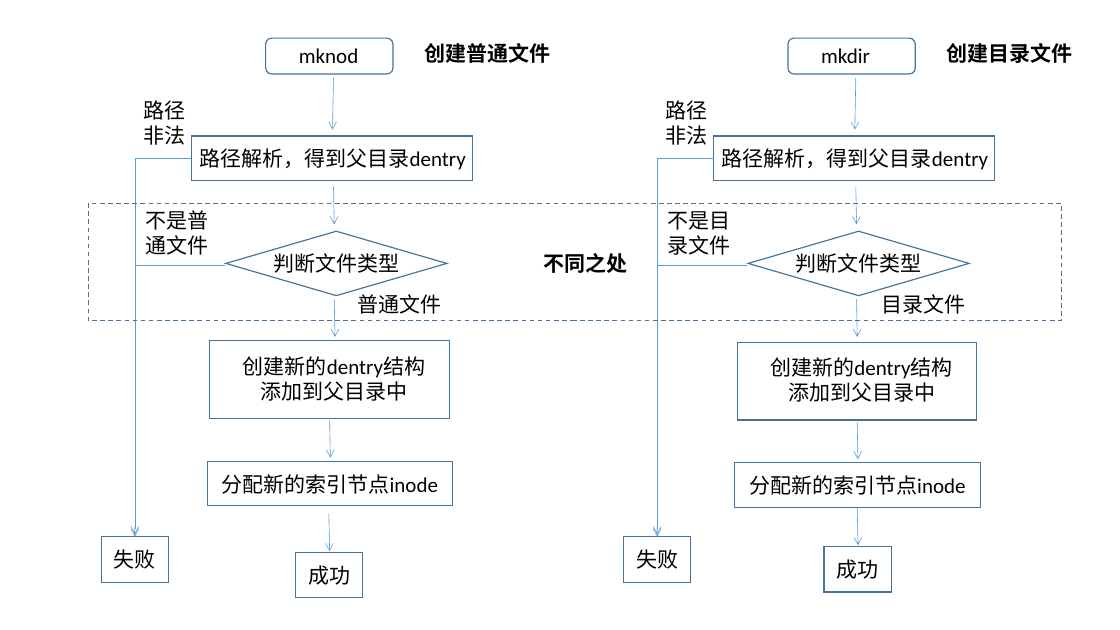
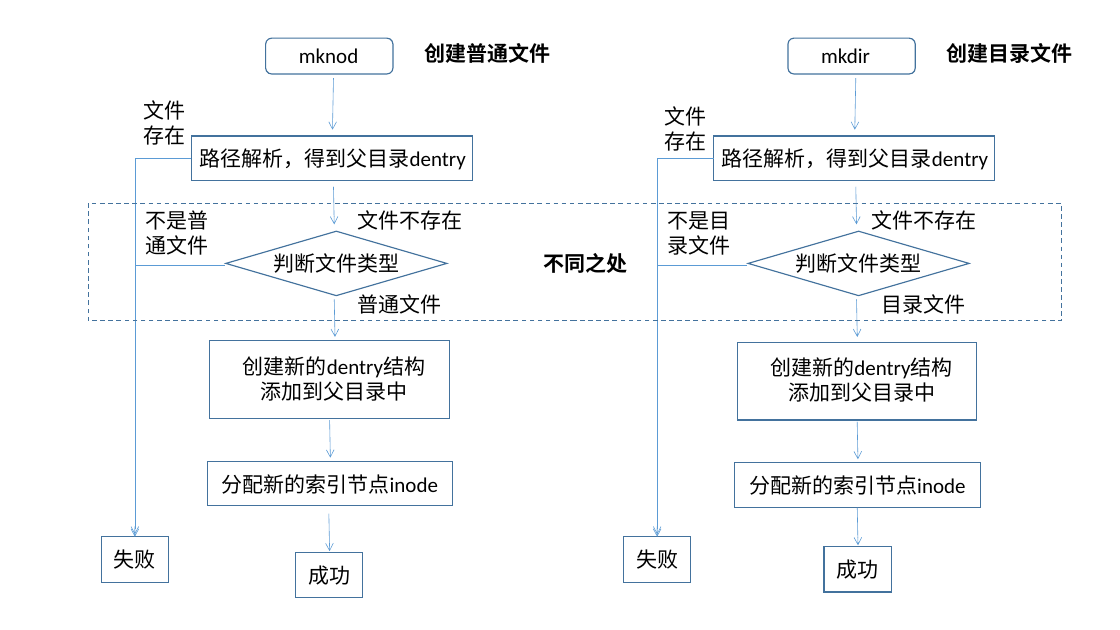
Before and after one commit to hitsz-cslab/os-labs, a slide deck: slide 19 of docs/lab5/图片.pptx. Drawn at 1120x630 pixels with LibreOffice and Linux fonts; fonts in the diff are those of the drawing. Boxes give left, top, right and bottom in pixels: in the first picture for what was removed or moved away, otherwise in the second. Text is boxed around its words. In the diff, an @@ line names an element or a change of style, - is before the commit and + after.

```diff
--- a/docs/lab5/图片.pptx
+++ b/docs/lab5/图片.pptx
@@ text at [143,100,185,145]: text changed @@
-路径非法
+文件存在
@@ text removed at [665,100,707,145] @@
-路径非法
@@ text added at [665,106,707,151], 18 pt, text #000000 @@
+文件存在
@@ text added at [357,210,462,230], 18 pt, text #000000 @@
+文件不存在
@@ text added at [871,210,976,230], 18 pt, text #000000 @@
+文件不存在
```
Also in this commit, not shown: 1 other slide changed, 3 slides added, 1 slide removed, 7 other files.
